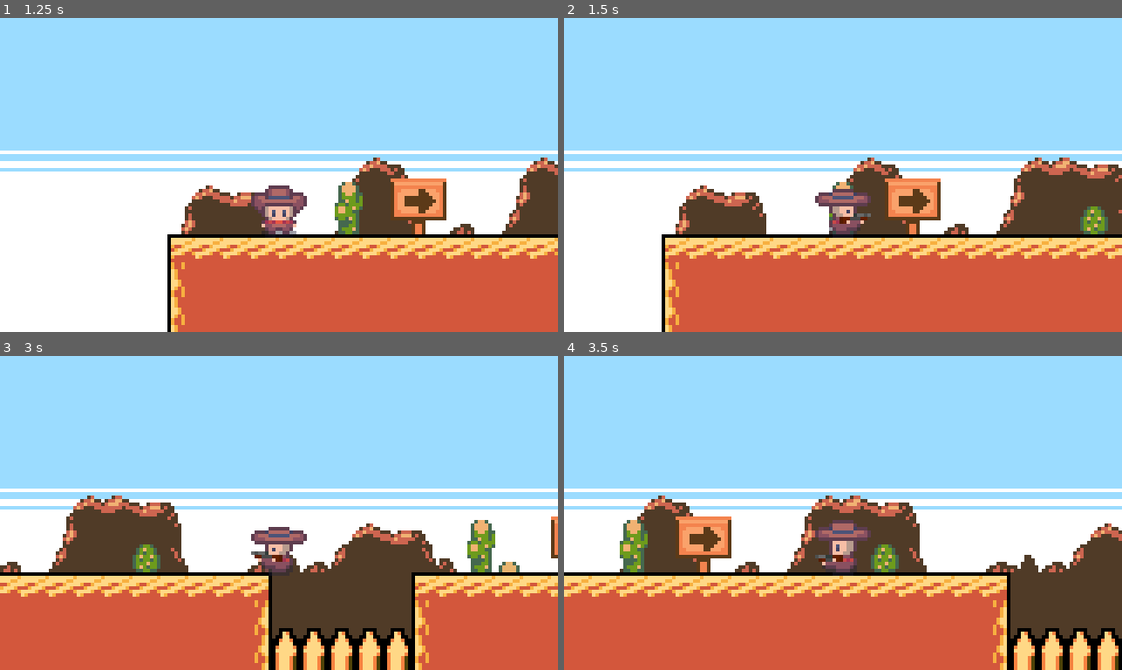
Above: before the commit, frames 1-4 (two rows, left to right).
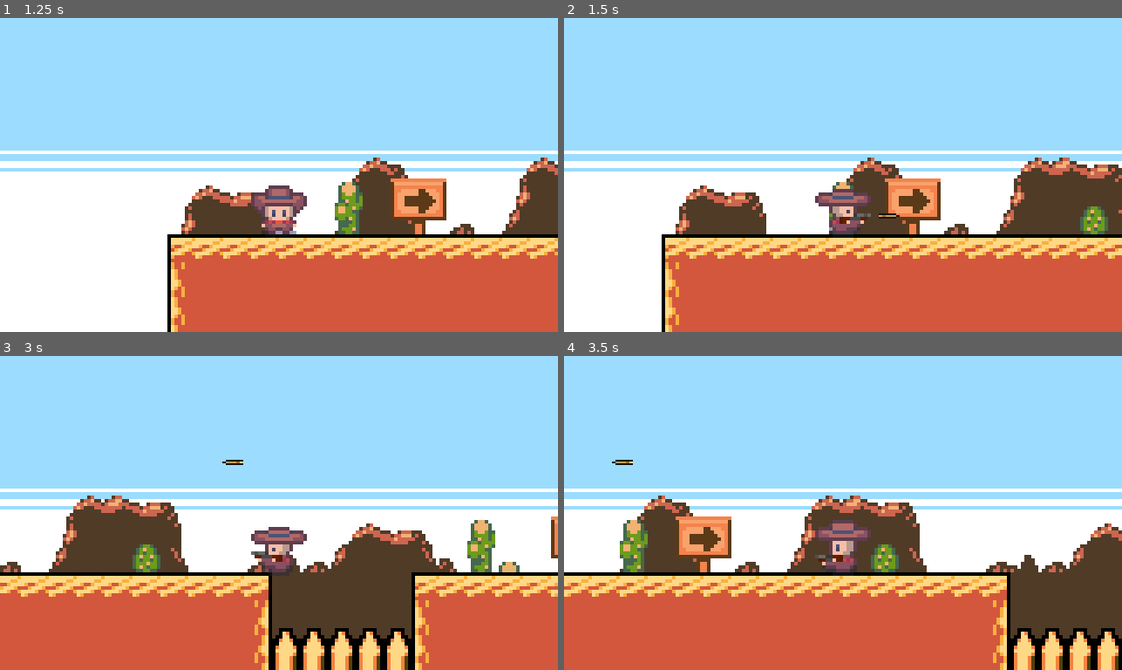
Above: after the commit, the same moments.

Repository: iltusing/hoohacks26
Game: Godot game, scene res://scenes/title.tscn
The game is run twice, just before and just after one commit, with the same random seed, the same clock (stepped at 60 frames per second) and the same inputs.
Inputs:
- Up to frame 1 (1.25 s): click "PLAY" at 0.5 s
- Up to frame 2 (1.5 s): hold D (move_right) from 1.28 s (still down); tap Space (shoot) at 1.35 s
- Up to frame 3 (3 s): tap W (jump) at 1.52, 2.27 s; tap Space (shoot) at 2.1, 2.85 s; release D (move_right) at 2.78 s; hold A (move_left) from 2.78 s (still down)
- Up to frame 4 (3.5 s): keep holding A (move_left)

Frame 1 is identical in both runs. In frame 2, less than 0.1% of the frame differs, in the area x 56-61%, y 62-64%; in frame 3, less than 0.1%; in frame 4, less than 0.1%.

Commit message:
Add bullet logic

Diff:
--- /dev/null
+++ b/wild-west-game/scenes/bullet.tscn
@@ -0,0 +1,12 @@
+[gd_scene format=3 uid="uid://djbpjvklcwbl"]
+
+[ext_resource type="Script" path="res://scripts/bullet.gd" id="1_2nwx0"]
+[ext_resource type="Texture2D" uid="uid://bm1lbwcbsb1lj" path="res://assets/bullet.png" id="1_mkf8s"]
+
+[node name="Bullet" type="Node2D" unique_id=696791849]
+scale = Vector2(0.5, 0.5)
+script = ExtResource("1_2nwx0")
+
+[node name="Sprite2D" type="Sprite2D" parent="." unique_id=1284837814]
+position = Vector2(0, -1)
+texture = ExtResource("1_mkf8s")
--- /dev/null
+++ b/wild-west-game/scripts/bullet.gd
@@ -0,0 +1,8 @@
+extends Node2D
+
+@export var speed: float = 200.0
+
+var direction: float = 1.0
+
+func _process(delta: float) -> void:
+	position.x += speed * direction * delta
--- a/wild-west-game/scripts/player.gd
+++ b/wild-west-game/scripts/player.gd
@@ -3,6 +3,9 @@
 @export var speed: float = 100.0
 @export var jump_velocity:= -300.0
 @export var gravity:= 900.0
+
+const BULLET_SCENE := preload("res://scenes/bullet.tscn")
+const BULLET_SPAWN_OFFSET := Vector2(0.0, 2.0)
 
 @onready var animated_sprite_2d: AnimatedSprite2D = $AnimatedSprite2D
 
@@ -32,6 +35,7 @@
 
 	if Input.is_action_just_pressed("shoot") and action_state == ActionState.NONE:
 		action_state = ActionState.SHOOTING
+		spawn_bullet()
 		animated_sprite_2d.play("shoot")
 
 
@@ -72,3 +76,12 @@
 	elif animated_sprite_2d.animation == "reload":
 		action_state = ActionState.NONE
 		update_visuals()
+
+func spawn_bullet() -> void:
+	var bullet := BULLET_SCENE.instantiate()
+	var bullet_direction := -1.0 if animated_sprite_2d.flip_h else 1.0
+
+	bullet.direction = bullet_direction
+	bullet.global_position = global_position + Vector2(BULLET_SPAWN_OFFSET.x * bullet_direction, BULLET_SPAWN_OFFSET.y)
+	bullet.scale.x = bullet_direction
+	get_tree().current_scene.add_child(bullet)
Binary file added: wild-west-game/assets/bullet-trail.png
Not shown, added: wild-west-game/assets/bullet-trail.png.import
Not shown, added: wild-west-game/scripts/bullet.gd.uid
